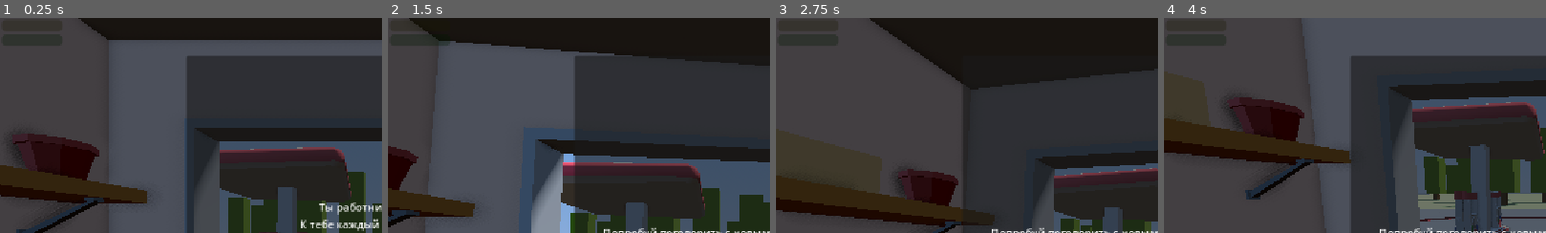
Above: before the commit, frames 1-4 (left to right).
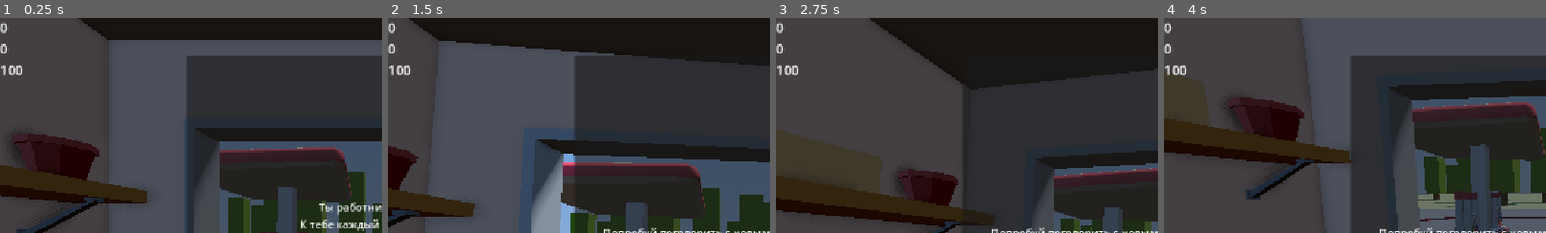
Above: after the commit, the same moments.

Repository: RolicsVin/AZS
Game: Godot game, scene res://scenes/game.tscn
Same seed, same stepped clock (60 frames per second), same inputs: the game is played once before the commit and once after it. This scene is started directly instead of the project's main scene.
Inputs (mouse positions are % of the whole screen's width and height, from its top left):
- Up to frame 1 (0.25 s): no input
- Up to frame 2 (1.5 s): click "Продолжить" at 0.5 s; tap Enter (ui_accept) at 1.25 s; move the mouse to (72, 45) at 1.27 s; hold Right (ui_right) from 1.28 s (still down); click (72, 45) at 1.35 s
- Up to frame 3 (2.75 s): tap Enter (ui_accept) at 1.52, 2.27 s; move the mouse to (30, 55) at 2.02 s; release Right (ui_right) at 2.03 s; hold Down (ui_down) from 2.03 s (still down); click (30, 55) at 2.1 s
- Up to frame 4 (4 s): move the mouse to (60, 28) at 2.77 s; release Down (ui_down) at 2.78 s; hold Right (ui_right) 2.78-3.53 s; click (60, 28) at 2.85 s; move the mouse to (45, 70) at 3.52 s; hold Up (ui_up) from 3.53 s (still down); click (45, 70) at 3.6 s; tap Enter (ui_accept) at 3.77 s
The pictures show only the part of the screen within x 0-50%, y 0-50%; the shares and areas given below are measured in that part.

The runs differ from the first frame. In frame 1, 0.3% of the frame differs, in the area x 0-6%, y 1-27%; in frame 2, 0.4%, in the area x 0-17%, y 1-27%; in frame 3, 0.3%; in frame 4, 0.3%.

Commit message:
Ui2

Diff:
--- a/scenes/game.tscn
+++ b/scenes/game.tscn
@@ -41,6 +41,7 @@
 [ext_resource type="ArrayMesh" uid="uid://cypgn0atb8dui" path="res://assets/models/azs/Cube_100.res" id="37_0rmfi"]
 [ext_resource type="ArrayMesh" uid="uid://bm7a2fwvpu1ml" path="res://assets/models/azs/Cube_102.res" id="38_xbak0"]
 [ext_resource type="ArrayMesh" uid="uid://dy5t6o4ol0qy6" path="res://assets/models/azs/Cube_099.res" id="39_3x28f"]
+[ext_resource type="Script" uid="uid://mjs7w2yxouse" path="res://scenes/ui_2.gd" id="44_0sl42"]
 [ext_resource type="Resource" path="res://assets/events/donation.tres" id="donation_event"]
 [ext_resource type="Script" uid="uid://rfq1ncy2ix6k" path="res://core/classes/resources/work.gd" id="work_script"]
 
@@ -469,13 +470,6 @@
 
 [sub_resource type="GDScript" id="GDScript_pr1ej"]
 resource_name = "UI"
-script/source = "extends Control
-
-
-func _process(_delta: float) -> void:
-	$\"../ProgressBar\".value = Data.money
-	$\"../ProgressBar2\".value = Data.respect
-"
 
 [sub_resource type="LabelSettings" id="LabelSettings_pr1ej"]
 outline_size = 3
@@ -752,6 +746,9 @@
 &"gold_cube": SubResource("Animation_0sl42"),
 &"ready": SubResource("Animation_oaba0")
 }
+
+[sub_resource type="LabelSettings" id="LabelSettings_0sl42"]
+font_size = 20
 
 [node name="Game" type="Node3D" unique_id=383884584 node_paths=PackedStringArray("works", "ui", "resume", "web", "event_panel", "dialog", "back_button", "anim", "transition_overlay")]
 script = ExtResource("1_uwrxv")
@@ -1746,22 +1743,6 @@
 offset_bottom = 86.0
 text = "Назад"
 
-[node name="ProgressBar" type="ProgressBar" parent="." unique_id=1940274801]
-modulate = Color(1, 1, 0, 1)
-offset_left = 3.0
-offset_top = 3.0
-offset_right = 94.0
-offset_bottom = 20.0
-show_percentage = false
-
-[node name="ProgressBar2" type="ProgressBar" parent="." unique_id=910233065]
-modulate = Color(0, 1, 0, 1)
-offset_left = 3.0
-offset_top = 25.0
-offset_right = 94.0
-offset_bottom = 42.0
-show_percentage = false
-
 [node name="AnimationPlayer" type="AnimationPlayer" parent="." unique_id=2055209024]
 libraries/ = SubResource("AnimationLibrary_oaba0")
 autoplay = &"ready"
@@ -1778,6 +1759,43 @@
 mouse_filter = 2
 color = Color(0, 0, 0, 1)
 
+[node name="UI2" type="Control" parent="." unique_id=264580989]
+layout_mode = 3
+anchors_preset = 15
+anchor_right = 1.0
+anchor_bottom = 1.0
+grow_horizontal = 2
+grow_vertical = 2
+mouse_filter = 2
+script = ExtResource("44_0sl42")
+
+[node name="VBoxContainer" type="VBoxContainer" parent="UI2" unique_id=516904182]
+layout_mode = 1
+anchors_preset = 15
+anchor_right = 1.0
+anchor_bottom = 1.0
+grow_horizontal = 2
+grow_vertical = 2
+mouse_filter = 2
+
+[node name="respect" type="Label" parent="UI2/VBoxContainer" unique_id=1754398849]
+layout_mode = 2
+text = "s"
+label_settings = SubResource("LabelSettings_0sl42")
+vertical_alignment = 1
+
+[node name="money" type="Label" parent="UI2/VBoxContainer" unique_id=862029156]
+layout_mode = 2
+text = "s"
+label_settings = SubResource("LabelSettings_0sl42")
+vertical_alignment = 1
+
+[node name="fuel" type="Label" parent="UI2/VBoxContainer" unique_id=1769218288]
+layout_mode = 2
+text = "s"
+label_settings = SubResource("LabelSettings_0sl42")
+vertical_alignment = 1
+
 [connection signal="pressed" from="Buttons/Accert" to="." method="accert"]
 [connection signal="pressed" from="Buttons/Deny" to="." method="deny"]
 [connection signal="pressed" from="Buttons/SocialNetworks" to="." method="open_web"]
--- /dev/null
+++ b/scenes/ui_2.gd
@@ -0,0 +1,14 @@
+extends Control
+
+
+# Called when the node enters the scene tree for the first time.
+func _ready() -> void:
+	pass # Replace with function body.
+
+
+# Called every frame. 'delta' is the elapsed time since the previous frame.
+func _process(delta: float) -> void:
+	pass
+	$VBoxContainer/fuel.text = str(Data.fuel)
+	$VBoxContainer/money.text = str(Data.money)
+	$VBoxContainer/respect.text = str(Data.respect)
Not shown, added: scenes/ui_2.gd.uid
